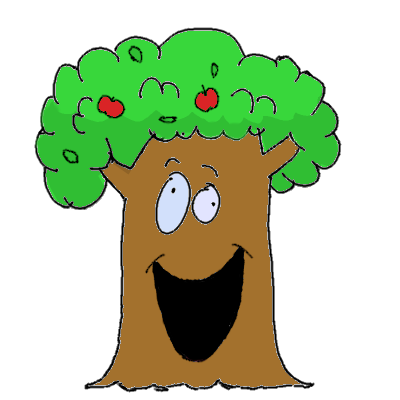
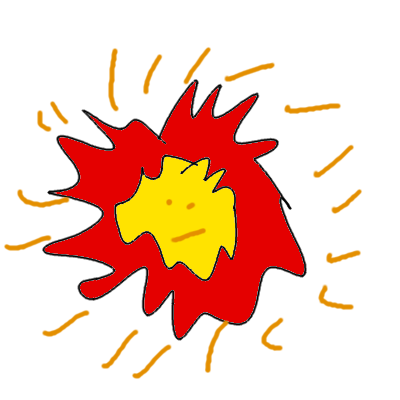
Layered file, before and after one edit (400 × 400). Changes by layer:
added layer "Explosion" above "Rakete" over [3, 46, 363, 380]
hid "Hintergrund" over [34, 27, 342, 393]
